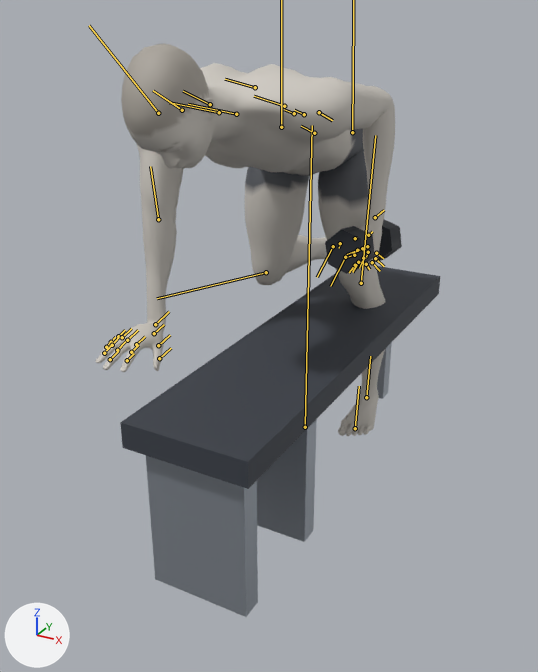
Before and after pictures for a commit that changed the glTF model exports/dumbbell-kickback.glb.
Before and after are seen from a 50 mm camera at (0.935, -1.951, 1.278) aimed at (-0.018, -0.217, 0.411). Arrows for +X, +Y and +Z are at lower left; the lights stay in place. The first picture is the older version. Both versions are drawn at frame 0 of the action 'dumbbell-kickback_left'; the numbers are the values there. The bones that change, and the others that lie on the model, are drawn over the model as lines.
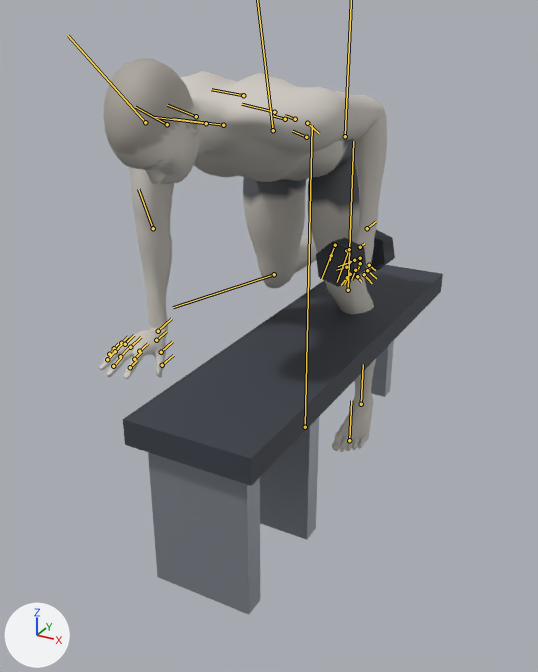
ob_dbr_left is not drawn itself; it is the parent of ob_mesh_1, ob_mesh_2, ob_mesh_3.
ob_props is not drawn itself; it is the parent of ob_bench.
ob_bench is not drawn itself; it is the parent of ob_mesh_7, ob_mesh_8, ob_mesh_9, ob_node_69, ob_mesh_11.

Location of each change, (x1, y1, x2, y2) in pixels of the pictures (538 x 672 px):
'Mesh_0', posed
    before: (96, 43, 395, 436)
    after: (99, 58, 387, 452)
'Mesh_7', posed
    before: (120, 350, 336, 489)
    after: (123, 348, 339, 486)
'Mesh_9', posed
    before: (146, 456, 258, 617)
    after: (148, 452, 260, 615)
'Mesh_10', posed
    before: (226, 266, 440, 400)
    after: (227, 265, 443, 397)
'Mesh_8', posed
    before: (257, 419, 317, 542)
    after: (260, 417, 319, 540)
'Mesh_2', posed
    before: (325, 226, 375, 274)
    after: (316, 238, 367, 287)
'Mesh_3', posed
    before: (375, 219, 402, 262)
    after: (368, 230, 395, 274)
'Mesh_11', posed
    before: (377, 342, 392, 399)
    after: (371, 340, 394, 397)
bone 'pelvis', root to tip
    before: (314, 133) to (301, 126)
    after: (306, 137) to (292, 131)
bone 'upperarm_l', root to tip
    before: (319, 112) to (332, 120)
    after: (307, 123) to (319, 133)
bone 'upperarm_r', root to tip
    before: (158, 113) to (89, 25)
    after: (145, 122) to (68, 35)
bone 'hand_r', root to tip
    before: (155, 324) to (169, 311)
    after: (158, 331) to (171, 318)
bone 'calf_l', root to tip
    before: (361, 283) to (375, 135)
    after: (348, 290) to (353, 141)
bone 'foot_l', root to tip
    before: (366, 397) to (370, 356)
    after: (361, 404) to (363, 364)
bone 'calf_r', root to tip
    before: (266, 272) to (157, 298)
    after: (274, 274) to (173, 307)
bone 'foot_r', root to tip
    before: (333, 246) to (317, 277)
    after: (335, 245) to (321, 279)

The change, as a list of edits to the scene's bpy script:
```text
Change bone_pelvis:
    where bone_pelvis = bpy.data.objects['Body'].pose.bones['pelvis']  # child of 'Root'
    bone_pelvis.location: (-0.046, -0.028, 0.011) -> (0.006, -0.031, 0.011)
    bone_pelvis.rotation_quaternion: (0.815, 0.0, 0.0, -0.58) -> (0.806, 0.0, 0.0, -0.592)  # degrees (0, 0, -71) -> degrees (0, 0, -73)
Change bone_upperarm_l:
    where bone_upperarm_l = bpy.data.objects['Body'].pose.bones['upperarm_l']  # child of 'clavicle_l'
    bone_upperarm_l.rotation_quaternion: (0.962, -0.259, 0.019, -0.083) -> (0.963, -0.259, 0.016, -0.069)  # degrees (-30, 0, -10) -> degrees (-30, 0, -8)
Change bone_upperarm_r:
    where bone_upperarm_r = bpy.data.objects['Body'].pose.bones['upperarm_r']  # child of 'clavicle_r'
    bone_upperarm_r.rotation_quaternion: (0.728, 0.139, 0.333, 0.583) -> (0.754, 0.155, 0.322, 0.551)  # degrees (39, 19, 84) -> degrees (38, 18, 79)
Change bone_hand_r:
    where bone_hand_r = bpy.data.objects['Body'].pose.bones['hand_r']  # child of 'lowerarm_r'
    bone_hand_r.rotation_quaternion: (-0.678, 0.669, -0.012, -0.304) -> (-0.641, 0.684, 0.003, -0.348)  # degrees (-83, 25, 26) -> degrees (-86, 28, 31)
Change bone_thigh_l:
    where bone_thigh_l = bpy.data.objects['Body'].pose.bones['thigh_l']  # child of 'pelvis'
    bone_thigh_l.rotation_quaternion: (0.819, -0.046, 0.088, 0.565) -> (0.803, -0.06, 0.076, 0.588)  # degrees (1, 11, 69) -> degrees (0, 11, 72)
Change bone_calf_l:
    where bone_calf_l = bpy.data.objects['Body'].pose.bones['calf_l']  # child of 'thigh_l'
    bone_calf_l.rotation_quaternion: (0.993, -0.053, 0.015, -0.102) -> (0.992, -0.017, 0.016, -0.126)  # degrees (-6, 1, -12) -> degrees (-2, 2, -14)
Change bone_foot_l:
    where bone_foot_l = bpy.data.objects['Body'].pose.bones['foot_l']  # child of 'calf_l'
    bone_foot_l.rotation_quaternion: (0.978, 0.041, -0.064, 0.194) -> (0.99, 0.026, -0.058, 0.127)  # degrees (3, -8, 22) -> degrees (2, -7, 14)
Change bone_thigh_r:
    where bone_thigh_r = bpy.data.objects['Body'].pose.bones['thigh_r']  # child of 'pelvis'
    bone_thigh_r.rotation_quaternion: (0.79, 0.019, 0.016, 0.612) -> (0.828, 0.039, 0.029, 0.558)  # degrees (3, 0, 76) -> degrees (5, 0, 68)
Change bone_calf_r:
    where bone_calf_r = bpy.data.objects['Body'].pose.bones['calf_r']  # child of 'thigh_r'
    bone_calf_r.rotation_quaternion: (0.714, 0.029, -0.089, -0.693) -> (0.762, 0.014, -0.068, -0.644)  # degrees (10, -5, -89) -> degrees (6, -5, -81)
Change bone_foot_r:
    where bone_foot_r = bpy.data.objects['Body'].pose.bones['foot_r']  # child of 'calf_r'
    bone_foot_r.rotation_quaternion: (0.94, -0.073, -0.011, -0.332) -> (0.917, -0.049, -0.008, -0.395)  # degrees (-8, -4, -39) -> degrees (-5, -3, -46)
```
